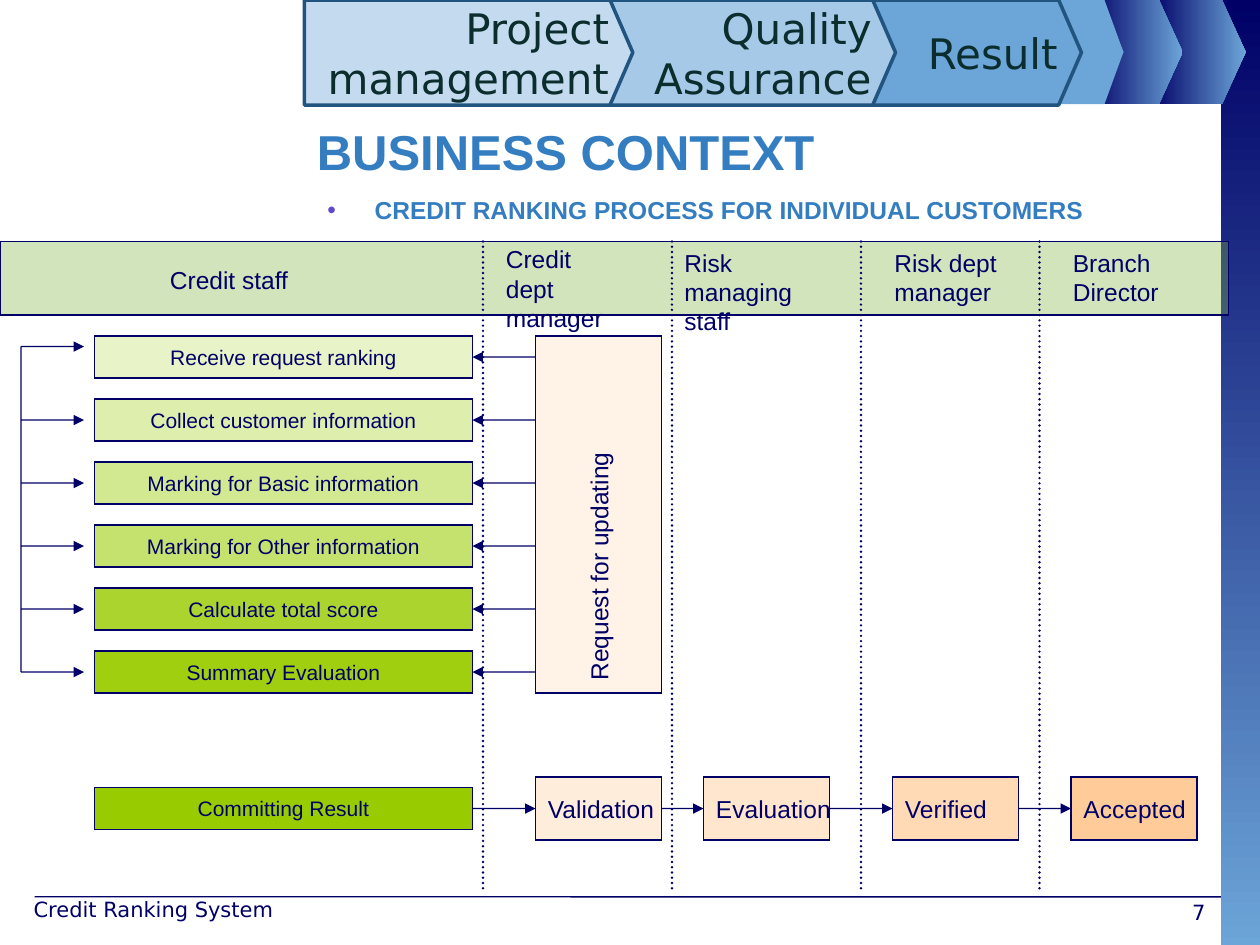
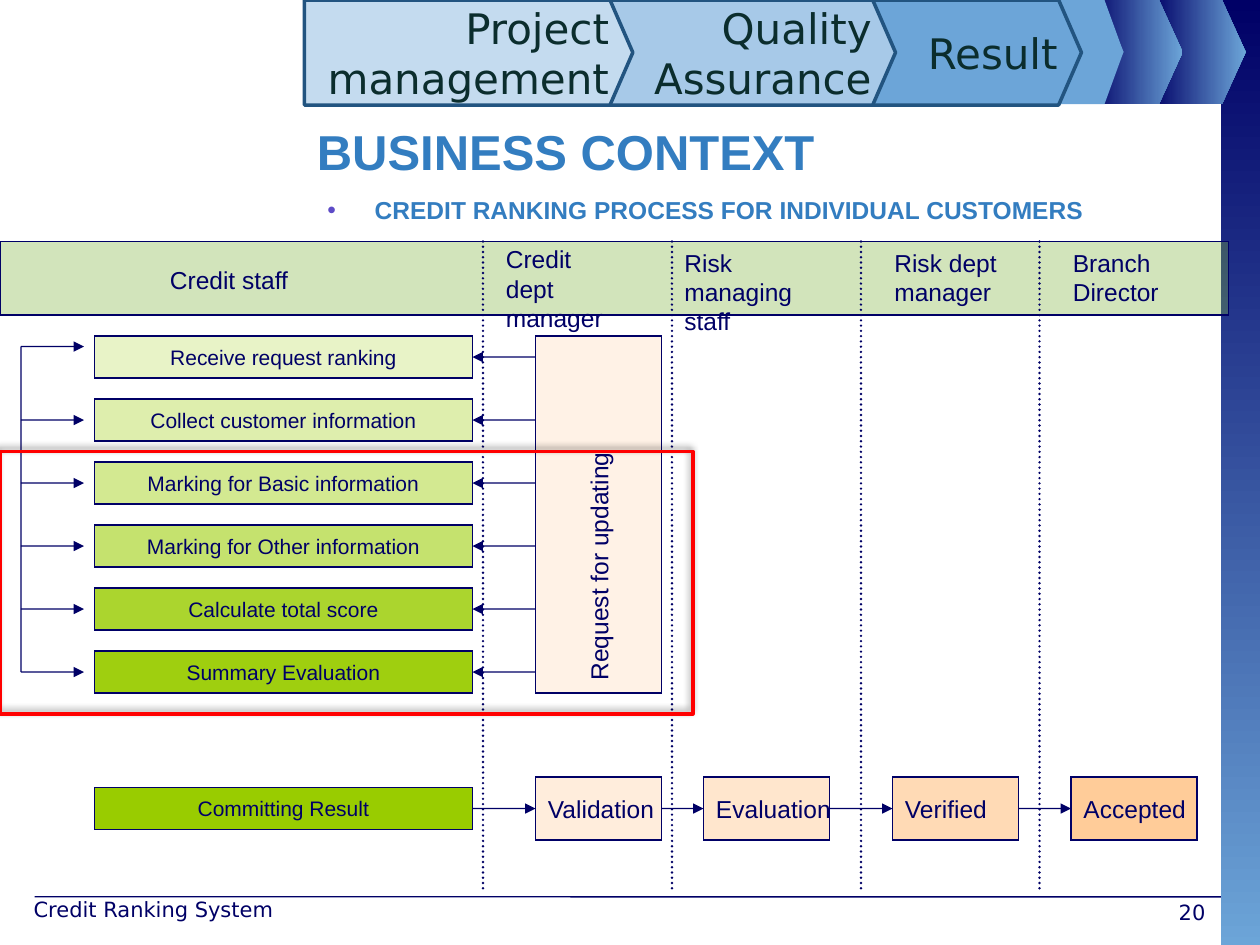
Before and after one commit to maily89/fbdm, a slide deck: slide 20 of Deliverables/FBD - slide.pptx (slide 7 before the commit). Drawn at 1260x945 pixels with LibreOffice and Linux fonts; fonts in the diff are those of the drawing; background and template pictures are left out. Boxes give left, top, right and bottom in pixels: in the first picture for what was removed or moved away, otherwise in the second. Text is boxed around its words. In the diff, an @@ line names an element or a change of style, - is before the commit and + after.

```diff
--- a/Deliverables/FBD - slide.pptx
+++ b/Deliverables/FBD - slide.pptx
@@ rectangle added at [0, 451, 693, 713], outline #FF0000 2 pt @@
@@ page number at [1179, 904, 1206, 921]: text changed @@
-7
+20
```
Also in this commit, not shown: 8 other slides changed.
